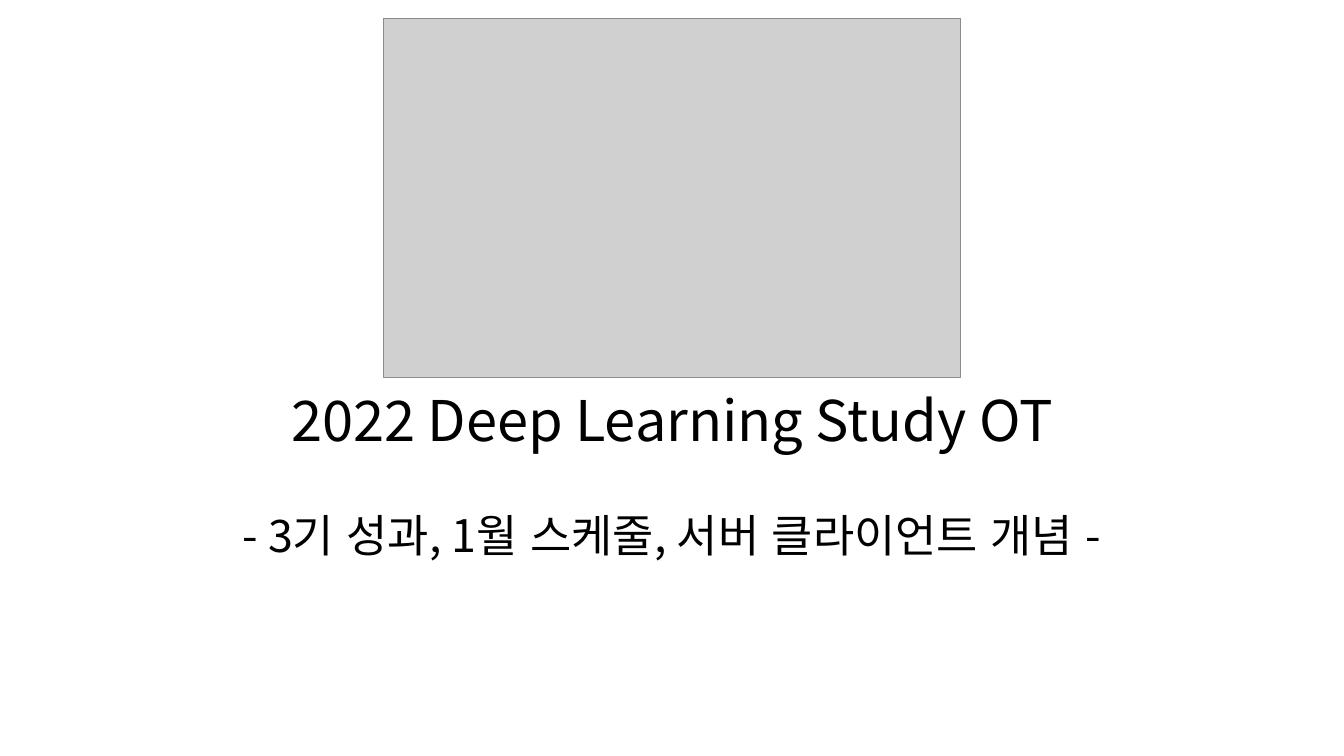
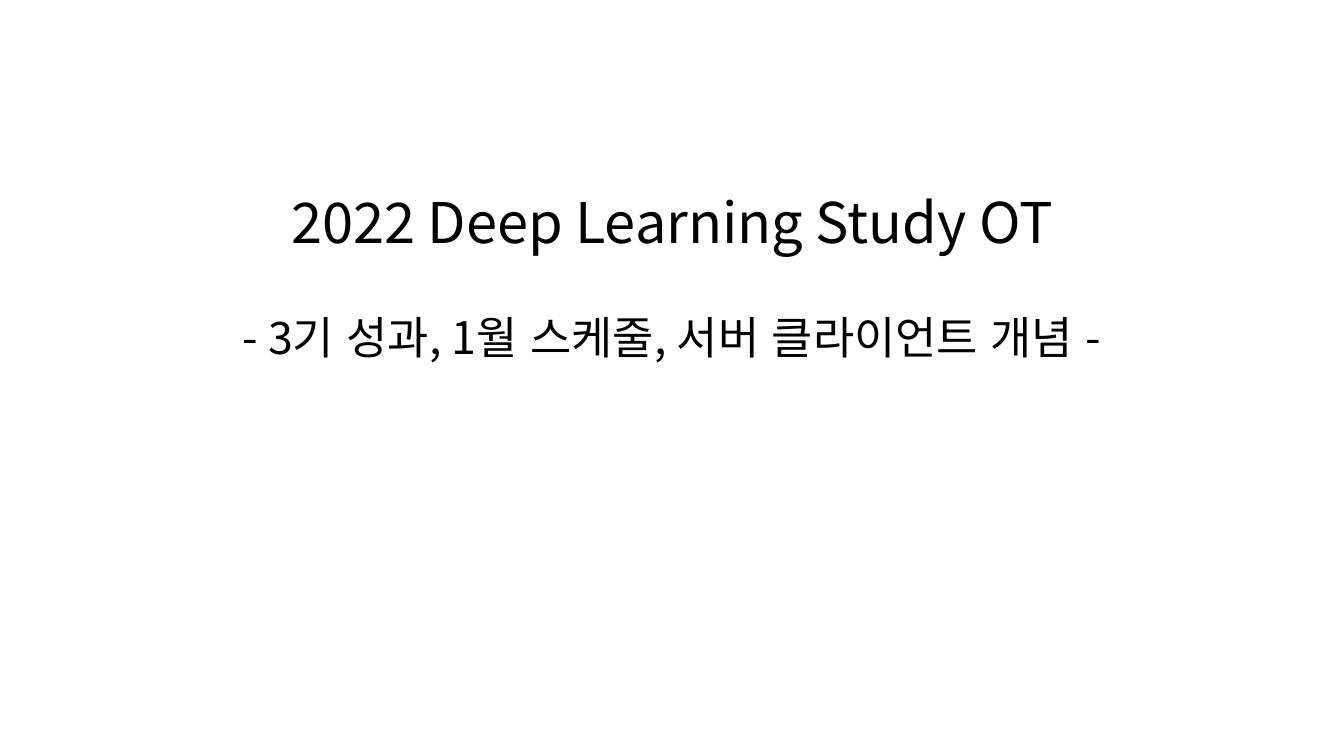
Before and after one commit to longBright/2022_DeepLearningStudy, a slide deck: slide 1 of 99_Administration/4th_DeepLearningStudy_OT.pptx. Drawn at 1344x756 pixels with LibreOffice and Linux fonts; fonts in the diff are those of the drawing; grey boxes stand for pictures. Boxes give left, top, right and bottom in pixels: in the first picture for what was removed or moved away, otherwise in the second. Text is boxed around its words. In the diff, an @@ line names an element or a change of style, - is before the commit and + after.

```diff
--- a/99_Administration/4th_DeepLearningStudy_OT.pptx
+++ b/99_Administration/4th_DeepLearningStudy_OT.pptx
@@ picture removed at <box>383,18,961,378</box> @@
@@ title "2022 Deep Learning Study OT ...": place and size @@
-title "2022 Deep Learning Study OT ..." at <box>268,396,1072,561</box>
+title "2022 Deep Learning Study OT ..." at <box>268,198,1072,363</box>
```
Also in this commit, not shown: 2 other slides changed, 1 slide added, 1 slide removed, 6 other files.
